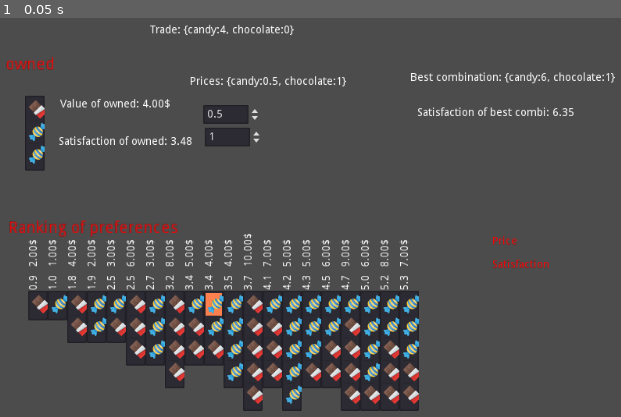
Above: before the commit, frame 1.
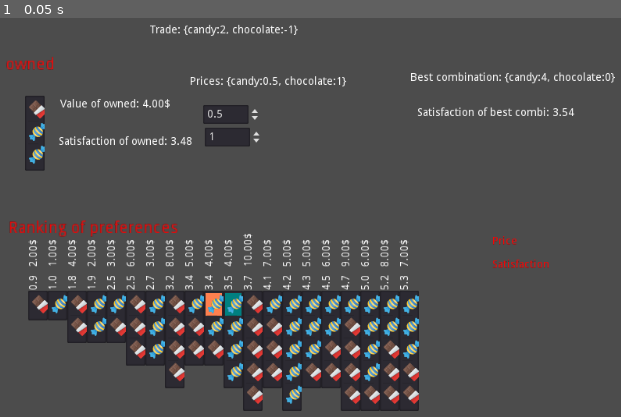
Above: after the commit, the same moment.

Repository: carlostgit/Prices
Game: Godot game, scene res://MainScene.tscn
Two runs of this game, one before a commit and one after it. Both use one fixed random seed, a clock stepped at 60 frames per second and the inputs below. The engine's default icon, where the game draws it, is replaced by a stand-in: a white triangle on a blue panel in a dark square.
Inputs:
- Up to frame 1 (0.05 s): no input

The runs differ from the first frame. In frame 1, 0.2% of the frame differs, in the area x 35-99%, y 1-75%.

Commit message:
correccion para poder ver cambios de precios en el ranking de preferencias, al hacer los cambios de precios. Cambio el codigo de Prices

Diff:
--- a/CombinationItemList.gd
+++ b/CombinationItemList.gd
@@ -93,6 +93,15 @@
 #	_init(combidicts_arg, combidict_satisfaction_dict_arg)
 
 func init_with_combidicts(combidicts_arg:Array = Array(), combidict_satisfaction_dict_arg:Dictionary = Dictionary(),combidict_price_arg:Dictionary = Dictionary(),name_arg:String = "no name"):
+
+	for child in self.get_children():
+		self.remove_child(child)
+		child.queue_free()
+#		print("deleting child")
+#		print(child)
+
+
+	_combination_items.clear()
 #	_canvas_item = canvas_item_arg
 	#_combidicts = combinations_arg
 	_combidict_satisfaction = combidict_satisfaction_dict_arg
@@ -104,7 +113,9 @@
 	for combidict in _combidicts:
 		assert(typeof(combidict)==TYPE_DICTIONARY)
 		add_item_list(combidict)
-
+#		print("adding combidict")
+#		print(combidict)
+#
 	self.set_name(name_arg)
 #	print("label_name is")
 	var label_name:Label = Label.new()
@@ -135,6 +146,7 @@
 			var satisf_posit = self.get_position()+Vector2(right_end_position_x+20,50-30*label_count)
 			satisf_label.set_position(satisf_posit)
 			self.add_child(satisf_label)
+
 			label_count += 1
 
 
@@ -206,6 +218,9 @@
 	combination_item.set_position(this_item_list_pos)
 	self._combination_items.append(combination_item)
 	self.add_child(combination_item)
+#	print("current pos: "+str(current_position_x))
+#	print("adding combination_item")
+#	print(combination_item)
 
 
 
--- a/MainScene.gd
+++ b/MainScene.gd
@@ -31,12 +31,13 @@
 	$OwnedItems.init_with_combidict(_owned_items_dict,"owned",["",""])
 	_satisfaction_calculator = create_satisfaction_calculator()
 	_trade_calculator = TradeCalculator.new(_satisfaction_calculator)
-	update_ranking_of_preferences()
+
 	update_prices()
 	update_after_prices_changed()
 
 
 func update_after_prices_changed()->void:
+	update_ranking_of_preferences()
 	update_of_owned_combination()
 	update_best_combination()
 	update_trade()
@@ -95,8 +96,8 @@
 #	combination_prices.set_position(Vector2(300,100))
 #	self.add_child(combination_prices)
 	$Prices/LabelPrices.set_text("Prices: "+str(Prices.get_combidict()))
-	var candy_price:float = Prices.get_price_of_product("candy")
-	var chocolate_price:float = Prices.get_price_of_product("chocolate")
+	var candy_price:float = Prices.get_amount_of_product("candy")
+	var chocolate_price:float = Prices.get_amount_of_product("chocolate")
 	$Prices/CandyPrice.set_value(candy_price)
 	$Prices/ChocolatePrice.set_value(chocolate_price)
 	#
@@ -120,12 +121,12 @@
 
 
 func _on_CandyPrice_value_changed(value):
-	Prices.set_price_of_product("candy",value)
+	Prices.set_amount_of_product("candy",value)
 	$Prices/LabelPrices.set_text("Prices: "+str(Prices.get_combidict()))
 	update_after_prices_changed()
 
 
 func _on_ChocolatePrice_value_changed(value):
-	Prices.set_price_of_product("chocolate",value)
+	Prices.set_amount_of_product("chocolate",value)
 	$Prices/LabelPrices.set_text("Prices: "+str(Prices.get_combidict()))
 	update_after_prices_changed()
--- a/Prices.gd
+++ b/Prices.gd
@@ -8,7 +8,7 @@
 
 var _products = ["chocolate","candy"]
 var _currency = "candy"
-var _prices_dict = {"chocolate": 1.0, "candy":0.5}
+var _amounts_dict = {"chocolate": 1.0, "candy":0.5}
 
 
 
@@ -26,15 +26,23 @@
 #func _process(delta):
 #	pass
 
-func set_price_of_product(product_arg:String, price_arg:float)->void:
+func set_amount_of_product(product_arg:String, price_arg:float)->void:
 	if _products.has(product_arg):
-		_prices_dict[product_arg]=price_arg
+		_amounts_dict[product_arg]=price_arg
 
 func get_price_of_product(product_arg:String)->float:
+	var amount_of_currency:float = _amounts_dict[_currency]
 	if _products.has(product_arg):
-		return _prices_dict[product_arg]
+		return _amounts_dict[product_arg]/amount_of_currency
 	else:
 		return 0.0
+
+func get_amount_of_product(product_arg:String)->float:
+	if _products.has(product_arg):
+		return _amounts_dict[product_arg]
+	else:
+		return 0.0
+
 
 func calculate_combination_price(combination_arg:Combination)->float:
 	return calculate_combidict_price(combination_arg.get_combidict())
@@ -43,12 +51,12 @@
 
 	var total_price:float = 0.0
 	for product in combidict_arg.keys():
-		if _prices_dict.has(product):
-			total_price += _prices_dict[product]*combidict_arg[product]
+		if _amounts_dict.has(product):
+			total_price += _amounts_dict[product]*combidict_arg[product]
 
-	var price_of_currency:float = _prices_dict[_currency]
+	var amount_of_currency:float = _amounts_dict[_currency]
 
-	var total_price_for_currency = total_price/price_of_currency
+	var total_price_for_currency = total_price/amount_of_currency
 
 	return total_price_for_currency
 
@@ -56,4 +64,10 @@
 	return _products
 
 func get_combidict()->Dictionary:
-	return _prices_dict
+	return _amounts_dict
+
+func set_currency(currency_arg:String)->void:
+	self._currency = currency_arg
+
+func get_currency()->String:
+	return self._currency
--- a/TradeCalculator.gd
+++ b/TradeCalculator.gd
@@ -20,8 +20,14 @@
 #	var combination_result = calculate_combination_difference(combination_1,combination_2)
 #	print ("diff: "+ str(combination_result))
 
+	Prices.set_amount_of_product("candy",10.0)
+	Prices.set_amount_of_product("chocolate",1.0)
+	Prices.set_currency("candy")
 
-	print("best combi: "+ str(calculate_best_combidict(2.0)))
+	var best_combidict:Dictionary = calculate_best_combidict(2.0)
+	print("best combi: "+ str(best_combidict))
+	print("cost: "+ str(Prices.calculate_combidict_price(best_combidict)))
+
 
 #	var bad_combi_too_much_candy:Dictionary = {"chocolate": 2, "candy": 50}
 #	var trade_result_too_much_candy:Dictionary = calculate_trade_for_combidict(bad_combi_too_much_candy)
